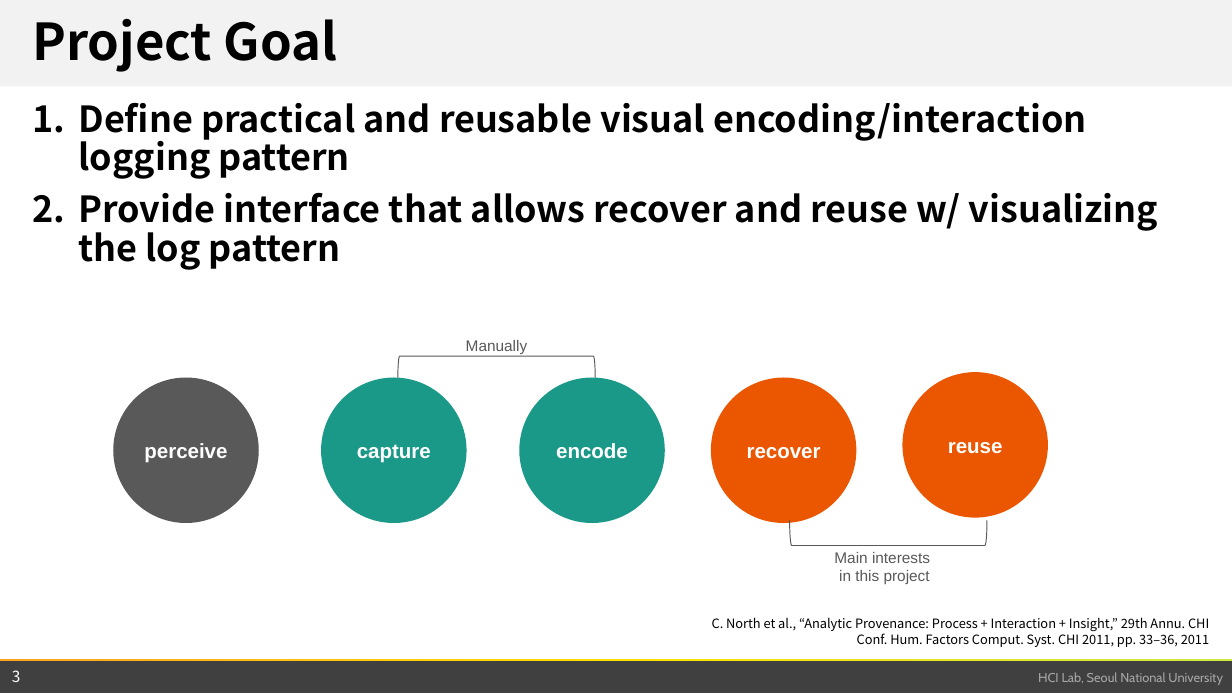
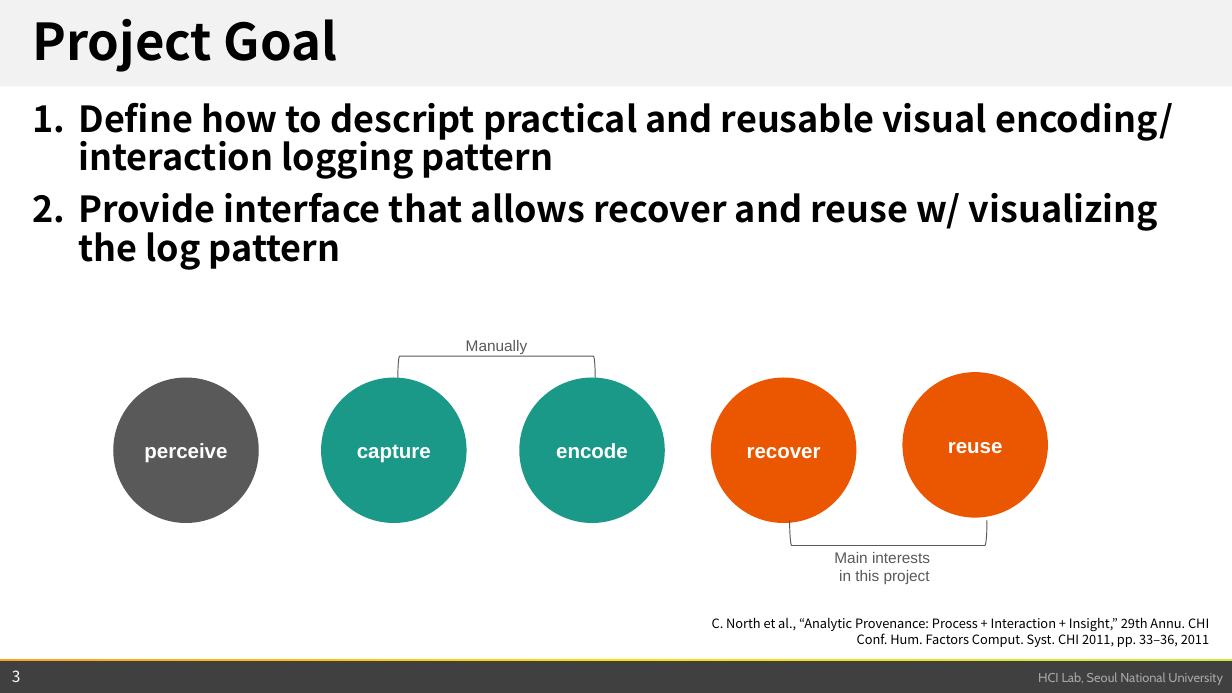
Before and after one commit to snu-infovis-2017/ReVA, a slide deck: slide 3 of term_project.pptx. Drawn at 1232x693 pixels with LibreOffice and Linux fonts; fonts in the diff are those of the drawing; background and template pictures are left out. Boxes give left, top, right and bottom in pixels: in the first picture for what was removed or moved away, otherwise in the second. Text is boxed around its words. In the diff, an @@ line names an element or a change of style, - is before the commit and + after.

```diff
--- a/term_project.pptx
+++ b/term_project.pptx
@@ text at (79, 103, 1173, 179): text changed @@
-1. Define practical and reusable visual encoding/interaction logging pattern
+1. Define how to descript practical and reusable visual encoding/interaction logging pattern
```
Also in this commit, not shown: 3 other slides changed, 3 other files.
